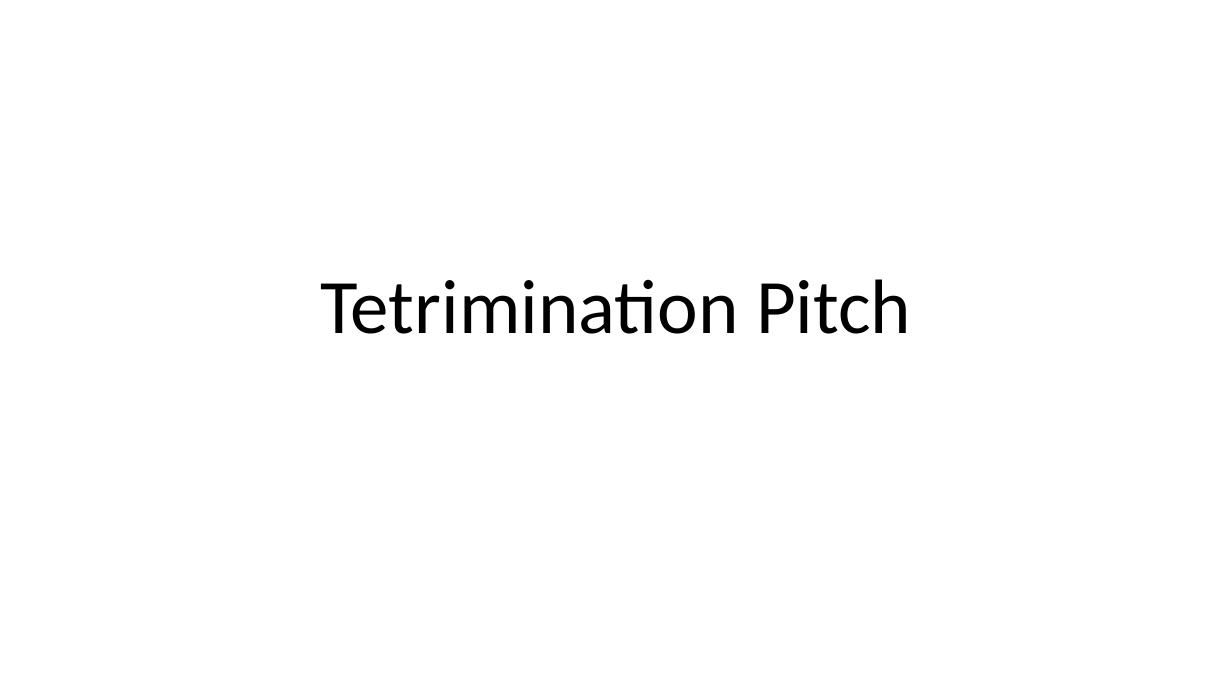
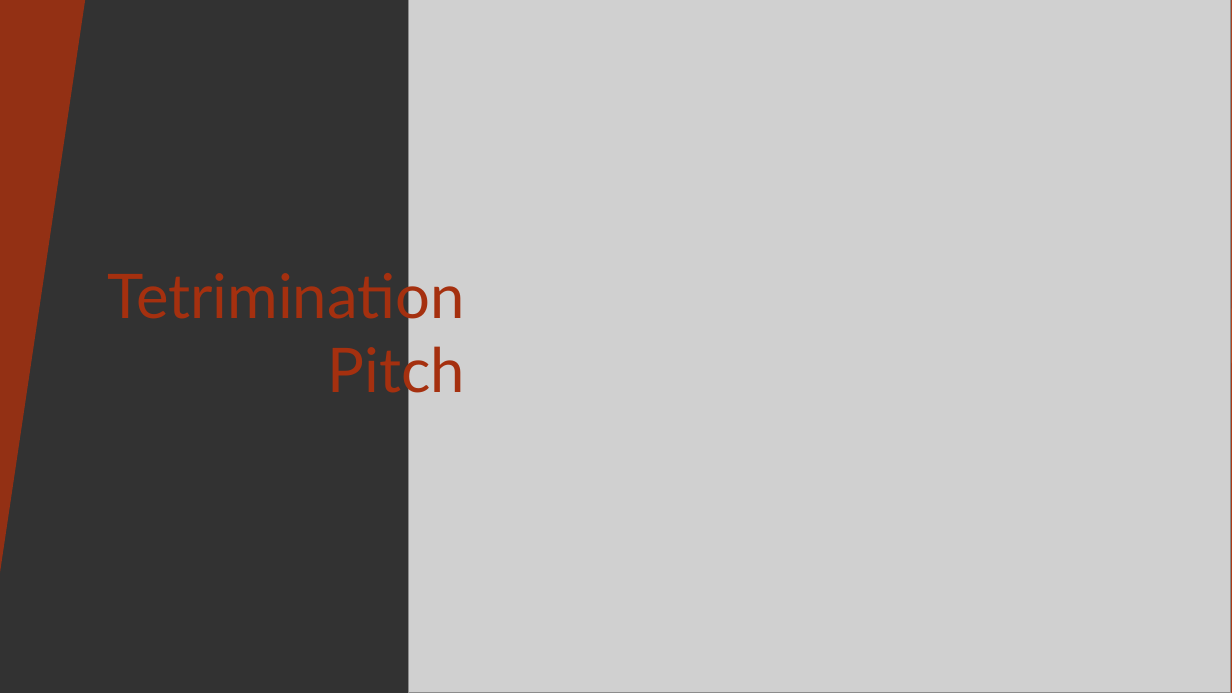
Before and after one commit to AndresBull/GD2_Final, a slide deck: slide 1 of Tetrimination Pitch.pptx. Drawn at 1232x693 pixels with LibreOffice and Linux fonts; fonts in the diff are those of the drawing; grey boxes stand for pictures. Boxes give left, top, right and bottom in pixels: in the first picture for what was removed or moved away, otherwise in the second. Text is boxed around its words. In the diff, an @@ line names an element or a change of style, - is before the commit and + after.

```diff
--- a/Tetrimination Pitch.pptx
+++ b/Tetrimination Pitch.pptx
@@ background #FFFFFF to #323232 @@
@@ group added at (x1=0, y1=0, x2=1232, y2=693): 5 freeform shapes, 3 triangles, 2 lines @@
@@ picture added at (x1=409, y1=0, x2=1231, y2=693) @@
@@ picture added at (x1=443, y1=0, x2=931, y2=457) @@
@@ title "Tetrimination Pitch" moved from (x1=320, y1=279, x2=911, y2=334) to (x1=107, y1=265, x2=465, y2=404) @@
@@ title "Tetrimination Pitch" at (x1=107, y1=265, x2=465, y2=404): size 60 to 48 pt, font Calibri to Lato, text colour #000000 to #A5300F; alignment centre to right; line spacing 0.9 to 1 @@
```
Also in this commit, not shown: 9 other slides changed, 2 other files.
